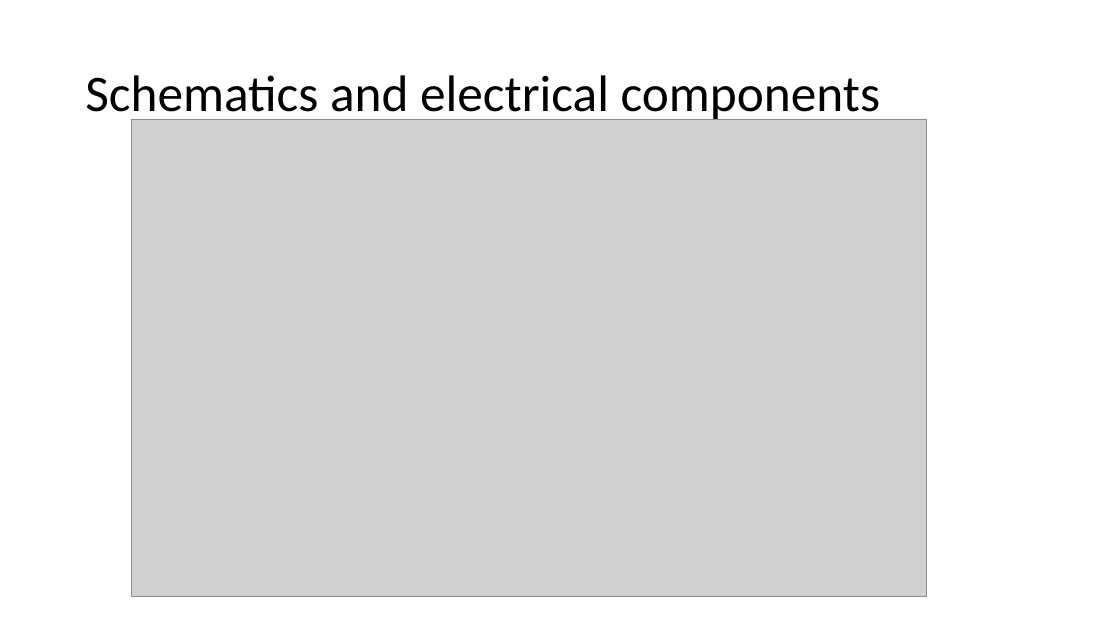
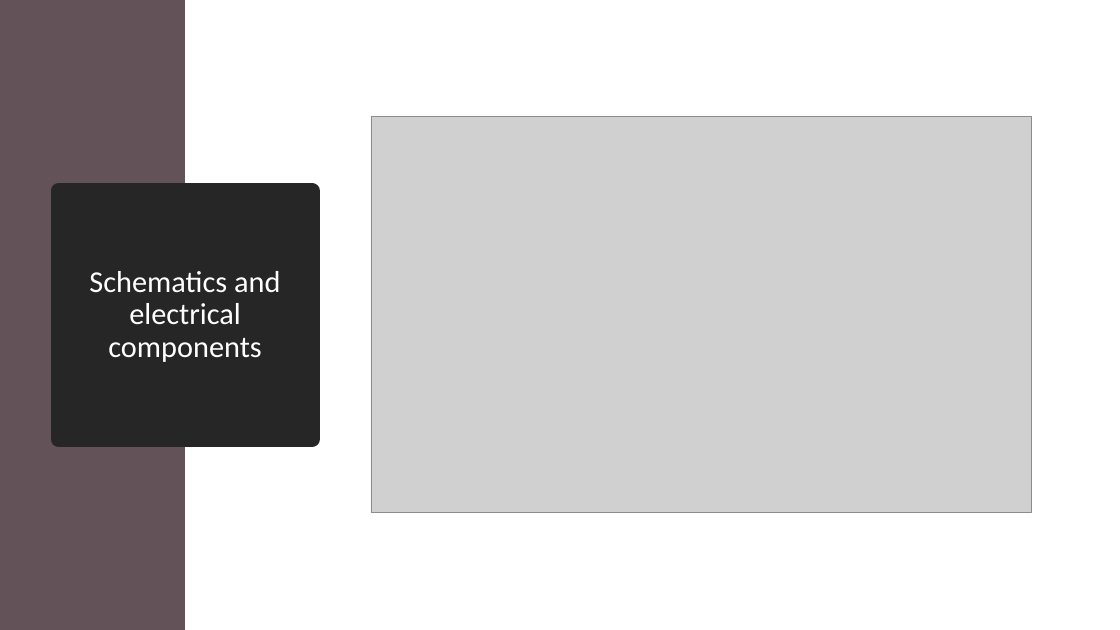
Before and after one commit to AkazeX/GEM, a slide deck: slide 5 of 999_Präsentation/PPP/GEM.pptx. Drawn at 1120x630 pixels with LibreOffice and Linux fonts; fonts in the diff are those of the drawing; grey boxes stand for pictures. Boxes give left, top, right and bottom in pixels: in the first picture for what was removed or moved away, otherwise in the second. Text is boxed around its words. In the diff, an @@ line names an element or a change of style, - is before the commit and + after.

```diff
--- a/999_Präsentation/PPP/GEM.pptx
+++ b/999_Präsentation/PPP/GEM.pptx
@@ rectangle added at (x1=0, y1=0, x2=185, y2=630), fill #635358 @@
@@ picture resized from (x1=132, y1=119, x2=928, y2=597) to (x1=371, y1=117, x2=1032, y2=513) @@
@@ title "Schematics and electrical components" resized from (x1=85, y1=75, x2=881, y2=123) to (x1=59, y1=191, x2=312, y2=439) @@
@@ title "Schematics and electrical components" at (x1=59, y1=191, x2=312, y2=439): size 44 to 26 pt, text colour #000000 to #FFFFFF; alignment left to centre; fill none to #262626; outline none to #262626 13.75 pt @@
```
Also in this commit, not shown: 8 other slides changed, 6 slides added, 2 slides removed, 5 other files.
